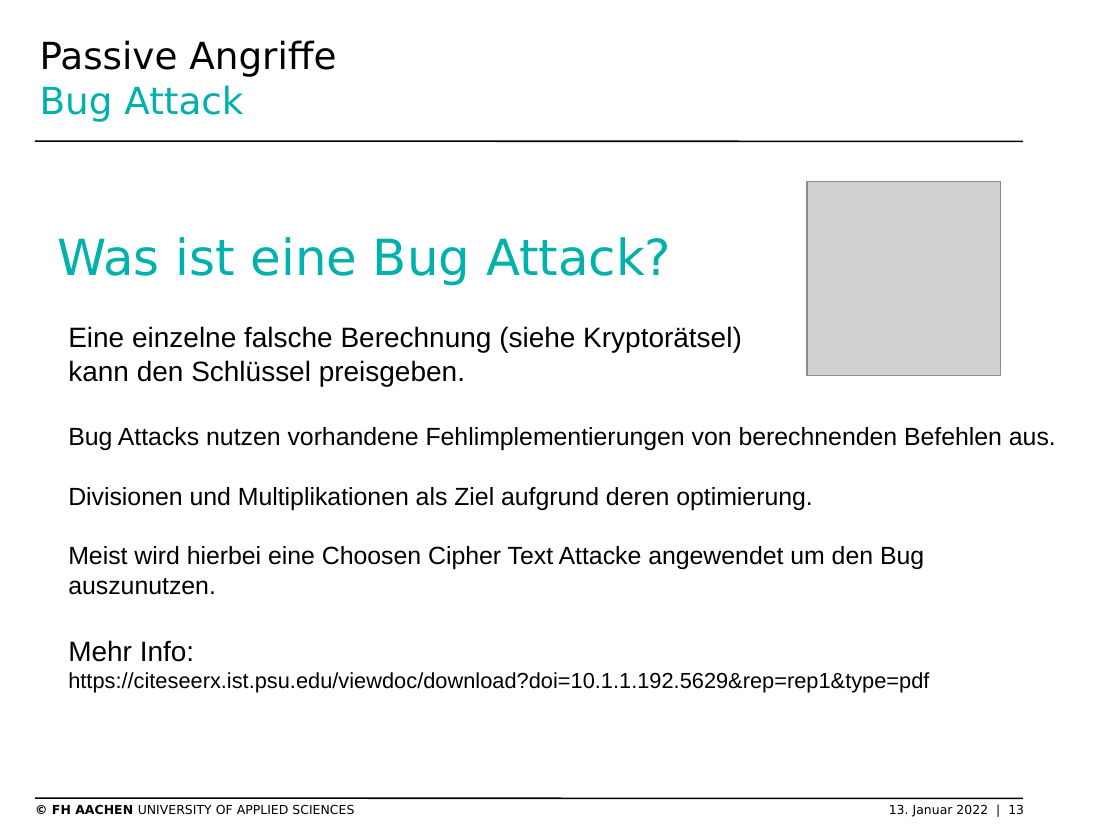
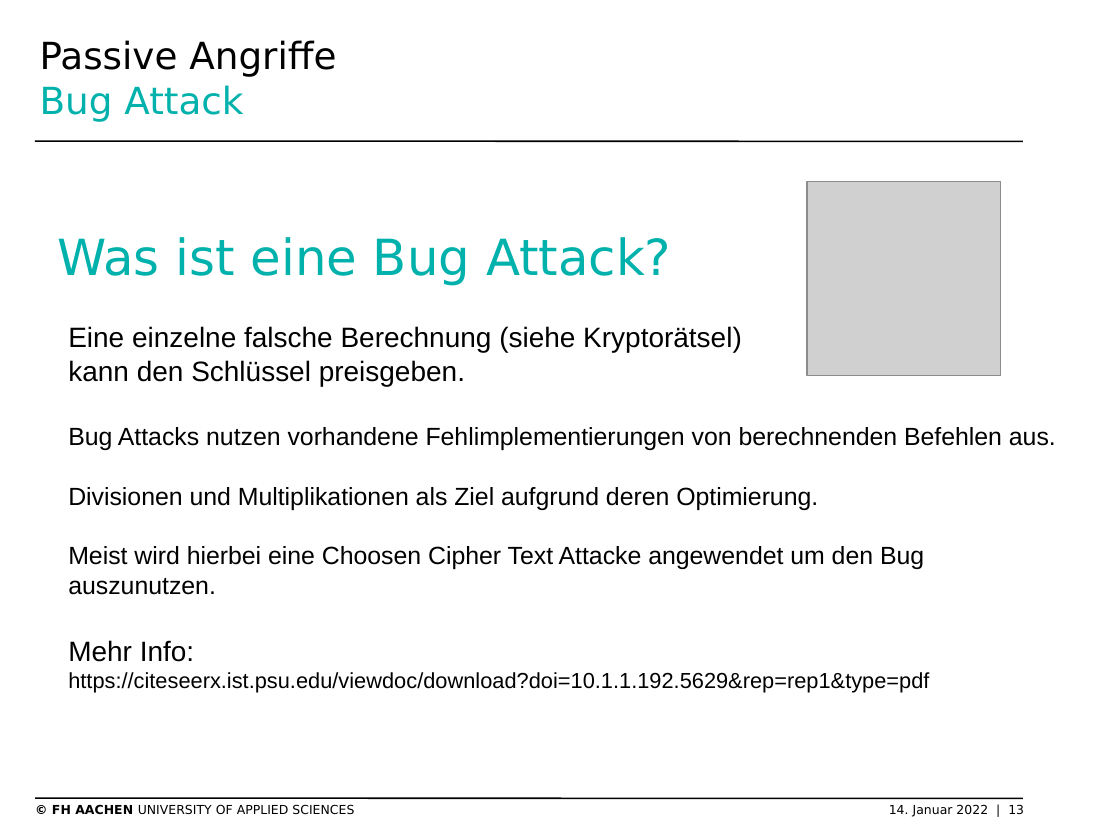
Before and after one commit to SchmickHub/Bachmann---Dahlhaus, a slide deck: slide 13 of HSM Mick(müssen noch zusammengefügt werden).pptx. Drawn at 1120x840 pixels with LibreOffice and Linux fonts; fonts in the diff are those of the drawing; grey boxes stand for pictures; background and template pictures are left out. Boxes give left, top, right and bottom in pixels: in the first picture for what was removed or moved away, otherwise in the second. Text is boxed around its words. In the diff, an @@ line names an element or a change of style, - is before the commit and + after.

```diff
--- a/HSM Mick(müssen noch zusammengefügt werden).pptx
+++ b/HSM Mick(müssen noch zusammengefügt werden).pptx
@@ text at [68,487,818,510]: text changed @@
-Divisionen und Multiplikationen als Ziel aufgrund deren optimierung.
+Divisionen und Multiplikationen als Ziel aufgrund deren Optimierung.
@@ text at [52,804,1024,817]: text changed @@
-© FH AACHEN UNIVERSITY OF APPLIED SCIENCES 13. Januar 2022 | 13
+© FH AACHEN UNIVERSITY OF APPLIED SCIENCES 14. Januar 2022 | 13
```
Also in this commit, not shown: 5 other slides changed.
